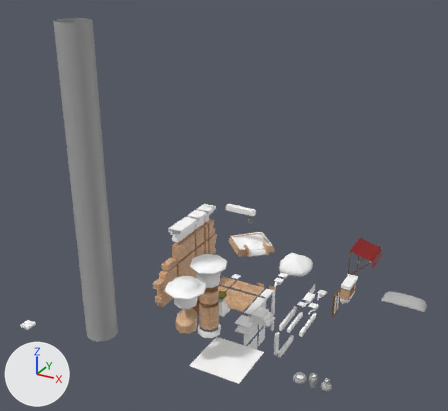
Two versions of the FBX model Assets/Art/Environment_Art/Modules/ModularAssets.fbx, one commit apart.
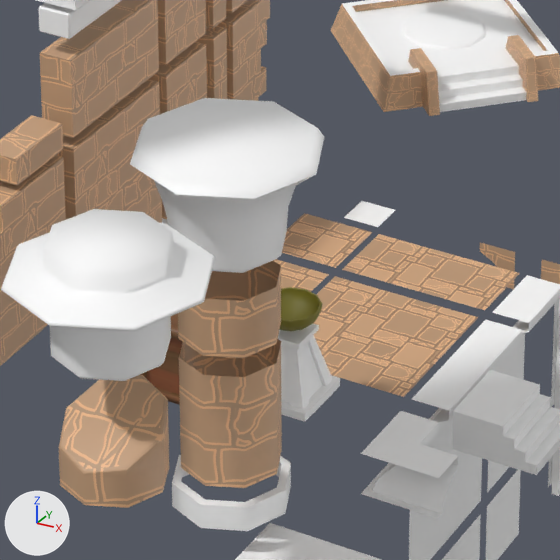
The first picture shows the older version from a camera (50 mm lens) standing at (24.2, -31.8, 23.8) and looking at (5.5, 2.2, 6.8). The close-ups show both versions on the part from 37% to 61% of the width and 57% to 84% of the height of that picture; other places that the commit changed are outside them. Lighting does not change. The marker at lower left points along +X, +Y and +Z. Where no turn or scale is listed for an object, it has been applied to the vertices.

Objects in the first close-up: 'Box', 'BrickWall4x2', 'BrickWall4x4', 'BrickWallBrokenx5', 'Floor2x4', 'Floor4x4', 'Pillar_Broken', 'Pillar_Midx1', 'Pillar_Midx2', 'Pillar_Top', 'Pillar_Top2', 'Shrine'.
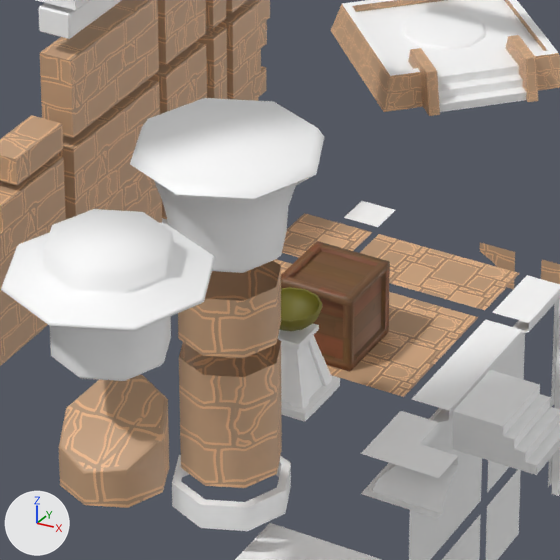
What differs and where, as boxes [x1, y1, x2, y2] in the close-ups (560 x 560 px):
'Box', moved: before [140, 313, 183, 405]; after [281, 241, 390, 372]

What the commit changed:
Object 'Box' (ob_box) moves from (4.09, 1.36, -0.91) to (5.29, 3.26, -0.91).
